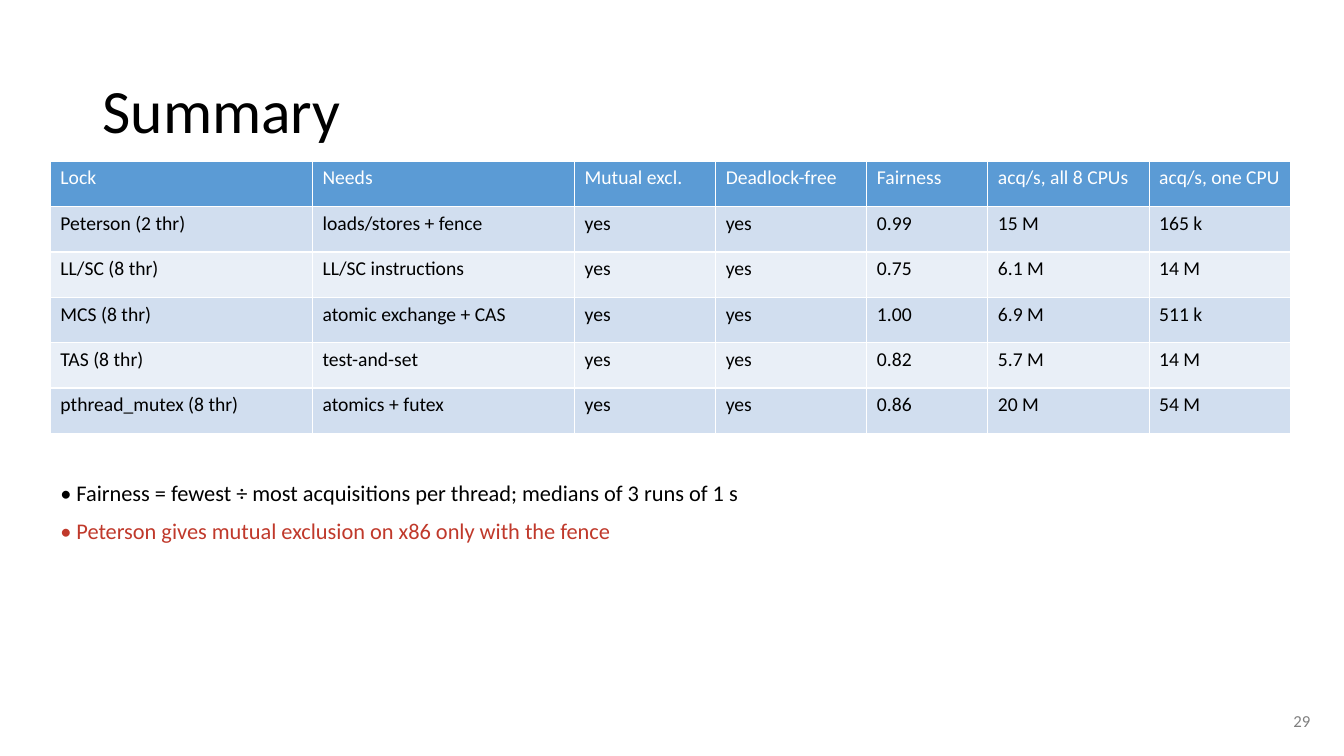
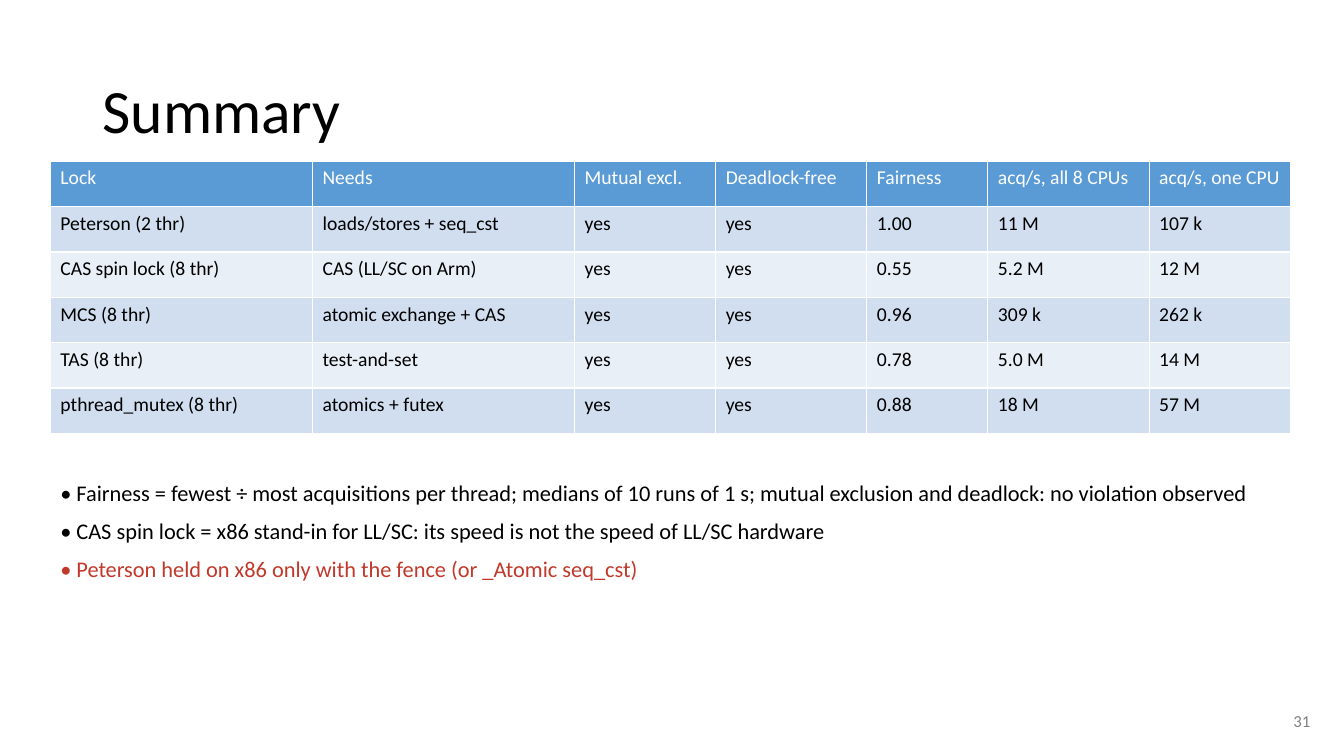
Before and after one commit to Kiatisakk/CPE333-OS, a slide deck: slide 31 of PS08/slides/PS08.pptx (slide 29 before the commit). Drawn at 1344x756 pixels with LibreOffice and Linux fonts; fonts in the diff are those of the drawing. Boxes give left, top, right and bottom in pixels: in the first picture for what was removed or moved away, otherwise in the second. Text is boxed around its words. In the diff, an @@ line names an element or a change of style, - is before the commit and + after.

```diff
--- a/PS08/slides/PS08.pptx
+++ b/PS08/slides/PS08.pptx
@@ table at (x1=50, y1=161, x2=1291, y2=434) @@
-row 2: Peterson (2 thr) | loads/stores + fence | yes | yes | 0.99 | 15 M | 165 k
+row 2: Peterson (2 thr) | loads/stores + seq_cst | yes | yes | 1.00 | 11 M | 107 k
-row 3: LL/SC (8 thr) | LL/SC instructions | yes | yes | 0.75 | 6.1 M | 14 M
+row 3: CAS spin lock (8 thr) | CAS (LL/SC on Arm) | yes | yes | 0.55 | 5.2 M | 12 M
-row 4: MCS (8 thr) | atomic exchange + CAS | yes | yes | 1.00 | 6.9 M | 511 k
+row 4: MCS (8 thr) | atomic exchange + CAS | yes | yes | 0.96 | 309 k | 262 k
-row 5, column 5: 0.82
+row 5, column 5: 0.78
-row 5, column 6: 5.7 M
+row 5, column 6: 5.0 M
-row 6: pthread_mutex (8 thr) | atomics + futex | yes | yes | 0.86 | 20 M | 54 M
+row 6: pthread_mutex (8 thr) | atomics + futex | yes | yes | 0.88 | 18 M | 57 M
@@ text at (x1=76, y1=485, x2=1246, y2=581): text changed @@
-• Fairness = fewest ÷ most acquisitions per thread; medians of 3 runs of 1 s
-• Peterson gives mutual exclusion on x86 only with the fence
+• Fairness = fewest ÷ most acquisitions per thread; medians of 10 runs of 1 s; mutual exclusion and deadlock: no violation observed
+• CAS spin lock = x86 stand-in for LL/SC: its speed is not the speed of LL/SC hardware
+• Peterson held on x86 only with the fence (or _Atomic seq_cst)
@@ text at (x1=1293, y1=716, x2=1310, y2=727): text changed @@
-29
+31
```
Also in this commit, not shown: 28 other slides changed, 2 slides added, 12 other files.
